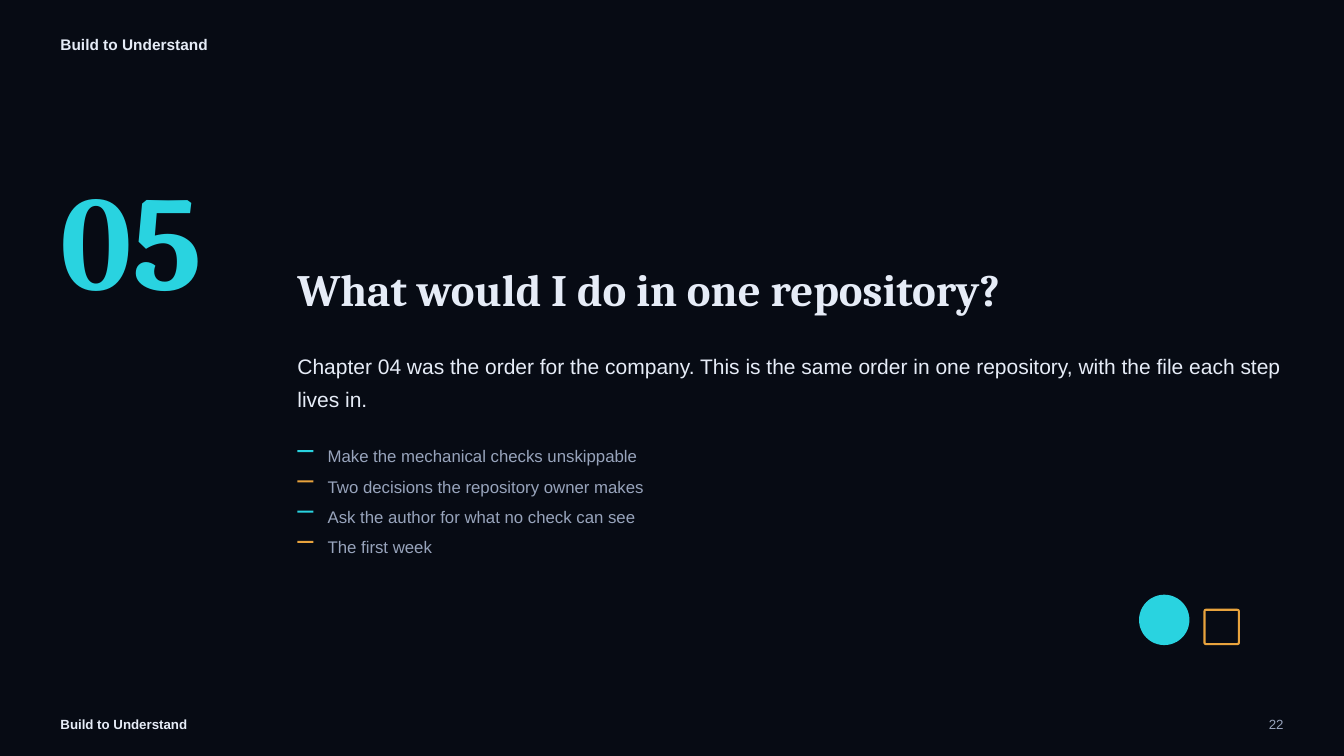
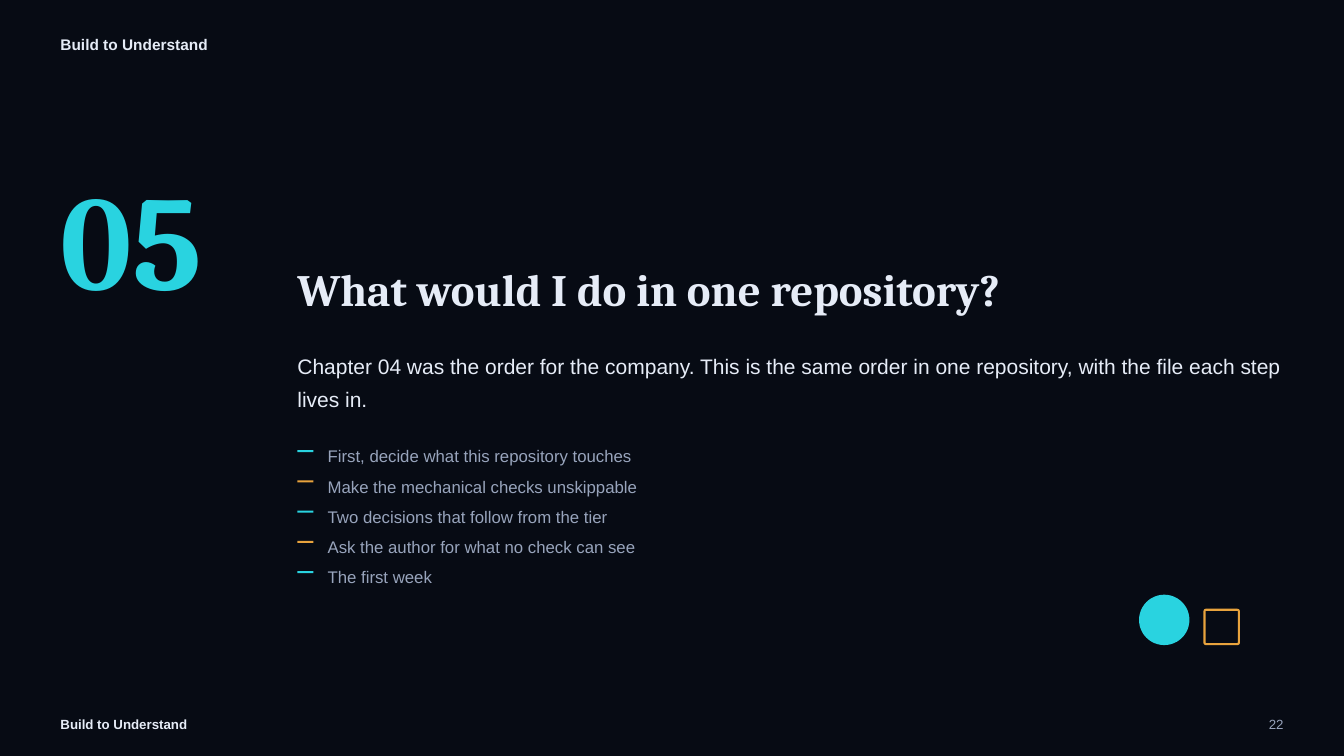
Before and after one commit to svenmalvik/buildtounderstand.org, a slide deck: slide 22 of presentations/what-is-the-second-pair-of-eyes-for.pptx. Drawn at 1344x756 pixels with LibreOffice and Linux fonts; fonts in the diff are those of the drawing. Boxes give left, top, right and bottom in pixels: in the first picture for what was removed or moved away, otherwise in the second. Text is boxed around its words. In the diff, an @@ line names an element or a change of style, - is before the commit and + after.

```diff
--- a/presentations/what-is-the-second-pair-of-eyes-for.pptx
+++ b/presentations/what-is-the-second-pair-of-eyes-for.pptx
@@ text added at bbox=[328, 450, 632, 466], 12 pt, text #98A4BC @@
+First, decide what this repository touches
@@ text at bbox=[328, 511, 607, 523]: text changed @@
-Two decisions the repository owner makes
+Two decisions that follow from the tier
@@ 3 texts: place and size @@
-3 texts at bbox=[328, 450, 637, 553]
+3 texts at bbox=[328, 481, 637, 583]
@@ rectangle added at bbox=[297, 572, 314, 574], fill #29D3E0 @@
```
Also in this commit, not shown: 11 other slides changed, 1 slide added, 4 other files.
